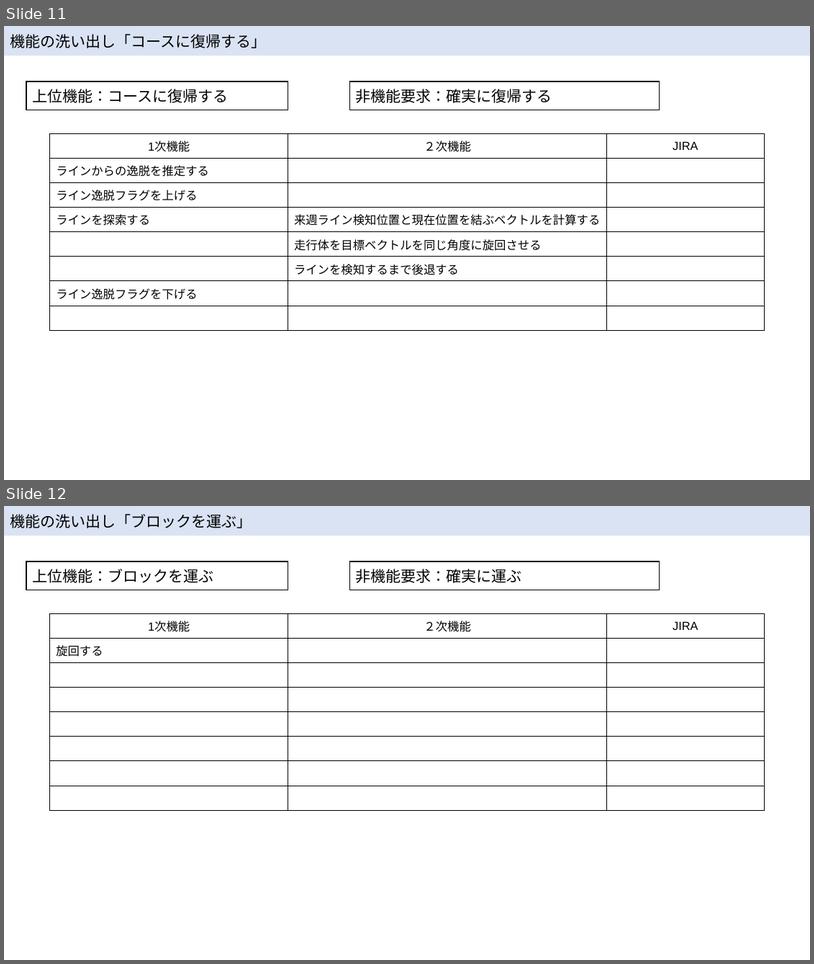
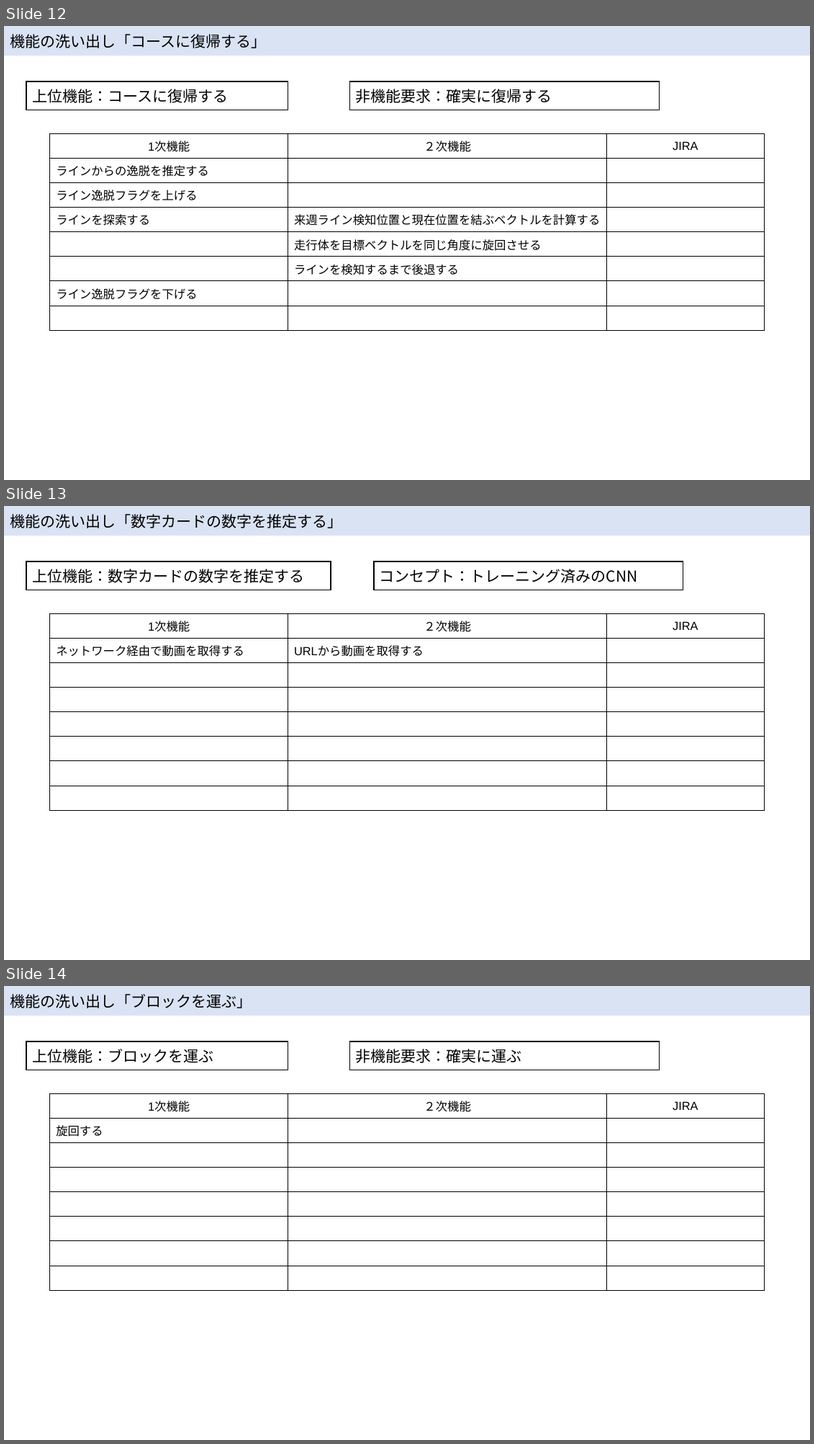
Before and after one commit to McRobo2019/ET_Robo_2019, a slide deck: Documents/hirojiren_設計ノート.pptx. Shown one above the other, each under a label of ours: slides 11 and 12 before the commit, slides 12, 13 and 14 after it. The pictures are 814x964 and 814x1444 pixels, drawn with LibreOffice and Linux fonts; fonts in the diff are those of the drawing. Boxes give left, top, right and bottom in pixels: in the first picture for what was removed or moved away, otherwise in the second. Text is boxed around its words. In the diff, an @@ line names an element or a change of style, - is before the commit and + after.

Commit message:
KP-135 機能の追加

```diff
--- a/Documents/hirojiren_設計ノート.pptx
+++ b/Documents/hirojiren_設計ノート.pptx
@@ slide 13 added at [4, 506, 810, 960], background #FFFFFF @@
@@ rectangle added at [4, 506, 810, 536], fill #DAE3F3, 18 pt, text #000000 @@
+機能の洗い出し「数字カードの数字を推定する」
@@ rectangle added at [26, 561, 332, 590], fill #FFFFFF, outline #000000 1.5 pt, 18 pt, text #000000 @@
+上位機能：数字カードの数字を推定する
@@ rectangle added at [374, 561, 684, 590], fill #FFFFFF, outline #000000 1.5 pt, 18 pt, text #000000 @@
+コンセプト：トレーニング済みのCNN
@@ table added at [50, 614, 765, 810], 8 rows, 3 columns @@
+1次機能 | ２次機能 | JIRA
+ネットワーク経由で動画を取得する | URLから動画を取得する | 
+ |  | 
+ |  | 
+ |  | 
+ |  | 
+ |  | 
+ |  | 
@@ what was slide 11 is now slide 12 @@
@@ what was slide 12 is now slide 14 @@
```
Also in this commit, not shown: 2 slides changed, 1 other slide added, 1 other file.
